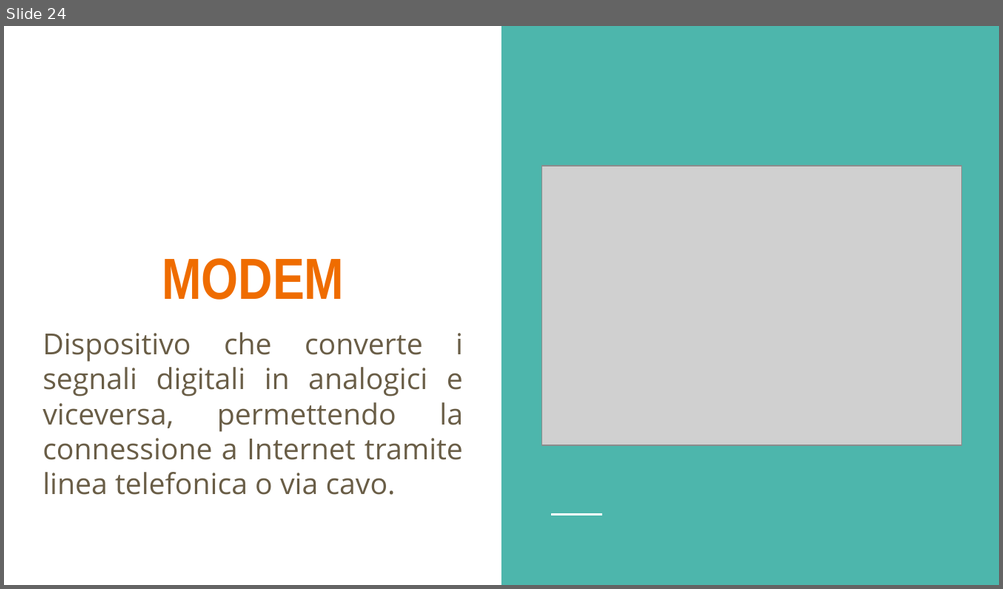
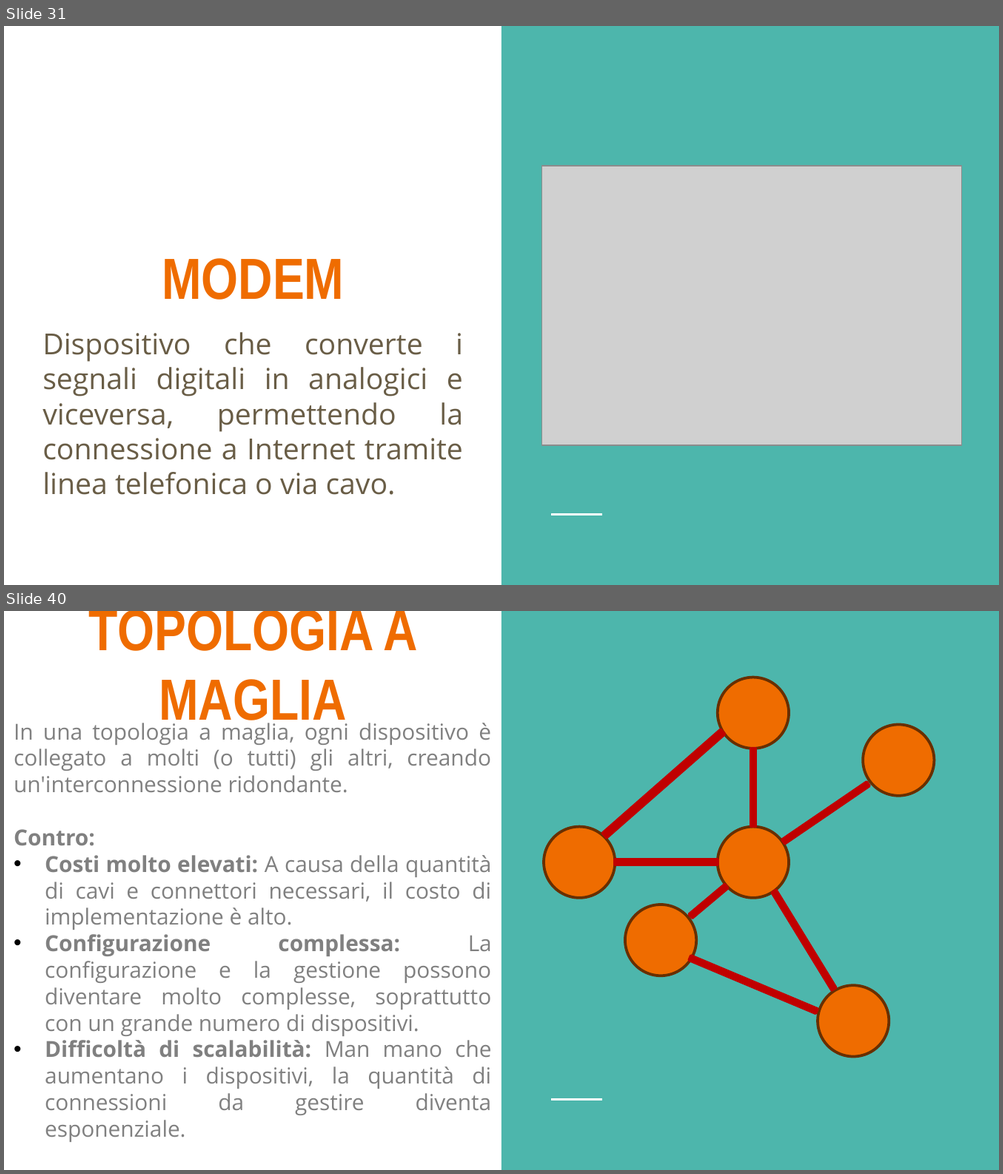
Before and after one commit to LeleCazza/LeleCazza.github.io, a slide deck: reti_informatiche/materiale/lezione_1_reti_introduzione.pptx. Shown one above the other, each under a label of ours: slide 24 before the commit, slides 31 and 40 after it; the slides between them are not shown. The pictures are 1003x589 and 1003x1174 pixels, drawn with LibreOffice and Linux fonts; fonts in the diff are those of the drawing; grey boxes stand for pictures. Boxes give left, top, right and bottom in pixels: in the first picture for what was removed or moved away, otherwise in the second. Text is boxed around its words. In the diff, an @@ line names an element or a change of style, - is before the commit and + after.

```diff
--- a/reti_informatiche/materiale/lezione_1_reti_introduzione.pptx
+++ b/reti_informatiche/materiale/lezione_1_reti_introduzione.pptx
@@ slide 40 added at (4, 611, 999, 1170), background #FFFFFF; not listed: 2 template elements that a slide beside it also shows @@
@@ title added at (89, 611, 418, 731), 42 pt, text #EF6C00, bold @@
+TOPOLOGIA A MAGLIA
@@ ellipse added at (717, 678, 788, 749), fill #EF6C00, outline #692F00 2 pt @@
@@ text added at (14, 719, 492, 1142), 16 pt, text #808080 @@
+In una topologia a maglia, ogni dispositivo è collegato a molti (o tutti) gli altri, creando un'interconnessione ridondante.
+Contro:
+• Costi molto elevati: A causa della quantità di cavi e connettori necessari, il costo di implementazione è alto.
+• Configurazione complessa: La configurazione e la gestione possono diventare molto complesse, soprattutto con un grande numero di dispositivi.
+• Difficoltà di scalabilità: Man mano che aumentano i dispositivi, la quantità di connessioni da gestire diventa esponenziale.
@@ rectangle added at (603, 730, 724, 838), fill #C00000, outline #C00000 2 pt @@
@@ ellipse added at (862, 724, 934, 796), fill #EF6C00, outline #692F00 2 pt @@
@@ rectangle added at (751, 748, 756, 827), fill #C00000, outline #C00000 2 pt @@
@@ rectangle added at (781, 781, 868, 843), fill #C00000, outline #C00000 2 pt @@
@@ ellipse added at (543, 827, 614, 898), fill #EF6C00, outline #692F00 2 pt @@
@@ ellipse added at (717, 827, 788, 898), fill #EF6C00, outline #692F00 2 pt @@
@@ rectangle added at (614, 860, 717, 865), fill #C00000, outline #C00000 2 pt @@
@@ rectangle added at (689, 884, 728, 918), fill #C00000, outline #C00000 2 pt @@
@@ rectangle added at (771, 891, 835, 991), fill #C00000, outline #C00000 2 pt @@
@@ ellipse added at (625, 904, 696, 976), fill #EF6C00, outline #692F00 2 pt @@
@@ rectangle added at (688, 956, 817, 1014), fill #C00000, outline #C00000 2 pt @@
@@ ellipse added at (817, 986, 889, 1057), fill #EF6C00, outline #692F00 2 pt @@
@@ what was slide 24 is now slide 31 @@
```
Also in this commit, not shown: 2 slides changed, 14 other slides added, 3 slides removed, 1 other file.
